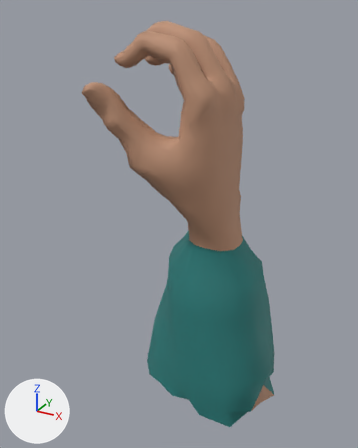
The glTF model public/assets/ch0/p1/models/pov_grip.glb, before and after one commit.
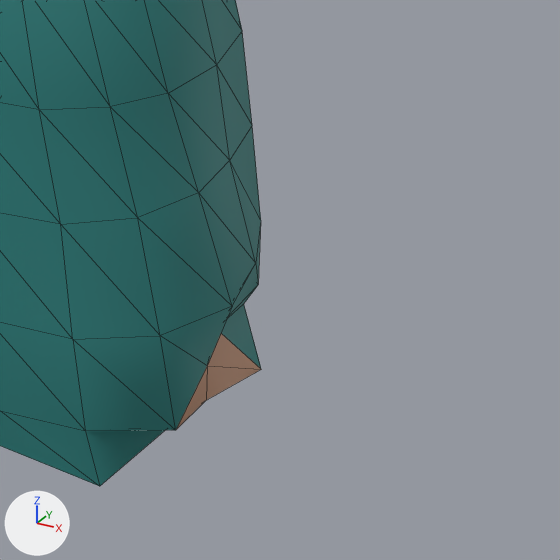
Each version is shown whole from a camera (50 mm lens) standing at (0.179, -0.409, 0.18) and looking at (-0.038, -0.013, -0.018), then close up on the part from 56% to 100% of the width and 65% to 100% of the height. Every picture has the same lights, and +X, +Y and +Z are marked at lower left. The last two pictures show the newer version. The close-ups show mesh edges as thin lines. Vertices at exactly the same position are counted once.

The older version as bpy lines, for what is in view:
```python
mat_candidate_teal_fabric = bpy.data.materials.new('candidate_teal_fabric')
mat_candidate_teal_fabric.use_nodes = True; mat_candidate_teal_fabric.node_tree.nodes.clear()
_N = mat_candidate_teal_fabric.node_tree.nodes; _L = mat_candidate_teal_fabric.node_tree.links
n0 = _N.new('ShaderNodeBsdfPrincipled'); n0.name = 'Principled BSDF'
n0.inputs[2].default_value = 0.65  # 'Roughness'
n1 = _N.new('ShaderNodeOutputMaterial'); n1.name = 'Material Output'
n2 = _N.new('ShaderNodeMix'); n2.name = 'Mix'
n2.data_type = 'RGBA'
n2.blend_type = 'MULTIPLY'
n2.inputs[0].default_value = 1.0  # 'Factor'
n2.inputs[7].default_value = (0.022, 0.205, 0.195, 1.0)  # 'B', cyan #297d7a
n3 = _N.new('ShaderNodeVertexColor'); n3.name = 'Color Attribute'
_L.new(n0.outputs[0], n1.inputs[0])  # 'BSDF' to 'Surface'
_L.new(n2.outputs[2], n0.inputs[0])  # 'Result' to 'Base Color'
_L.new(n3.outputs[0], n2.inputs[6])  # 'Color' to 'A'
me_sphere_005_retopology_002 = bpy.data.meshes.new('Sphere.005_Retopology.002')
me_sphere_005_retopology_002.from_pydata(...)  # 974 vertices, 1916 faces; spans x -0.098..0.065, y -0.092..0.085, z -0.221..0.169
# faces by material slot: [1720, 196]
me_sphere_005_retopology_002.materials.append(mat_candidate_skin)
me_sphere_005_retopology_002.materials.append(mat_candidate_teal_fabric)
ob_pov_grip = bpy.data.objects.new('pov_grip', me_sphere_005_retopology_002)
ob_pov_grip.location = (0.0, 0.0, 0.0)
```
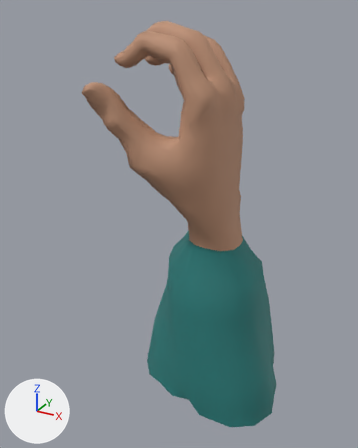
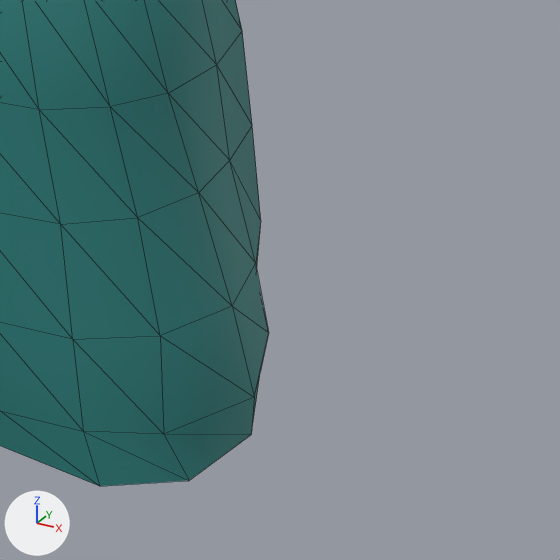
The change, as a list of edits to the scene's bpy script:
```text
Change mat_candidate_teal_fabric:
    where n0 = _N.new('ShaderNodeBsdfPrincipled'); n0.name = 'Principled BSDF'
    add n0.inputs[0].default_value = (0.022, 0.205, 0.195, 1.0)  # 'Base Color', cyan #297d7a
    remove n2 = _N.new('ShaderNodeMix'); n2.name = 'Mix'
    remove n2.data_type = 'RGBA'
    remove n2.blend_type = 'MULTIPLY'
    remove n2.inputs[0].default_value = 1.0  # 'Factor'
    remove n2.inputs[7].default_value = (0.022, 0.205, 0.195, 1.0)  # 'B', cyan #297d7a
    remove n3 = _N.new('ShaderNodeVertexColor'); n3.name = 'Color Attribute'
    remove _L.new(n2.outputs[2], n0.inputs[0])  # 'Result' to 'Base Color'
    remove _L.new(n3.outputs[0], n2.inputs[6])  # 'Color' to 'A'
Change me_sphere_005_retopology_002:
    used by ob_pov_grip; location = (0.0, 0.0, 0.0)
    remove me_sphere_005_retopology_002.from_pydata(...)  # 974 vertices, 1916 faces; spans x -0.098..0.065, y -0.092..0.085, z -0.221..0.169
    add me_sphere_005_retopology_002.from_pydata(...)  # 974 vertices, 1916 faces; spans x -0.098..0.071, y -0.092..0.085, z -0.221..0.169
    me_sphere_005_retopology_002 part 1
    me_sphere_005_retopology_002.vertices[27].co: (0.056, -0.007, -0.198) -> (0.071, -0.009, -0.2)  # pixel (207, 365) -> pixel (254, 397)
    me_sphere_005_retopology_002.vertices[28].co: (0.057, -0.034, -0.199) -> (0.054, -0.036, -0.2)  # pixel (175, 430) -> pixel (163, 434)
    me_sphere_005_retopology_002.vertices[29].co: (0.052, 0.012, -0.2) -> (0.066, 0.019, -0.201)  # not seen -> pixel (268, 332)
    me_sphere_005_retopology_002.vertices[30].co: (0.055, -0.002, -0.215) -> (0.07, -0.004, -0.22)  # pixel (206, 400) -> pixel (251, 434)
    me_sphere_005_retopology_002.vertices[31].co: (0.065, 0.02, -0.217) -> (0.064, 0.023, -0.221)  # pixel (261, 369) -> pixel (260, 372)
    me_sphere_005_retopology_002.vertices[32].co: (0.05, -0.02, -0.213) -> (0.061, -0.03, -0.219)  # not seen -> pixel (189, 480)
    me_sphere_005_retopology_002.vertices[948].co: (0.034, -0.046, -0.199) -> (0.034, -0.046, -0.199)  # pixel (85, 430) -> pixel (83, 431)
    me_sphere_005_retopology_002.vertices[950].co: (0.056, 0.039, -0.201) -> (0.054, 0.042, -0.2)  # pixel (258, 284) -> not seen
    me_sphere_005_retopology_002 part 2: 5 faces spanning x 0.054..0.071, y -0.036..0.023, z -0.221..-0.169 switch from mat_candidate_skin to mat_candidate_teal_fabric (cyan #297d7a)
```

What differs and where, as boxes [x1, y1, x2, y2] in the close-ups (560 x 560 px; the box of a moved part takes in the faces that stretch with it):
'pov_grip', reshaped: before [0, 0, 261, 486]; after [0, 0, 269, 486]
part 1 of me_sphere_005_retopology_002, moved or reshaped: before [0, 224, 261, 486]; after [0, 224, 269, 486]
part 2 of me_sphere_005_retopology_002, recoloured: before [177, 334, 261, 428]; after [164, 314, 269, 480]
